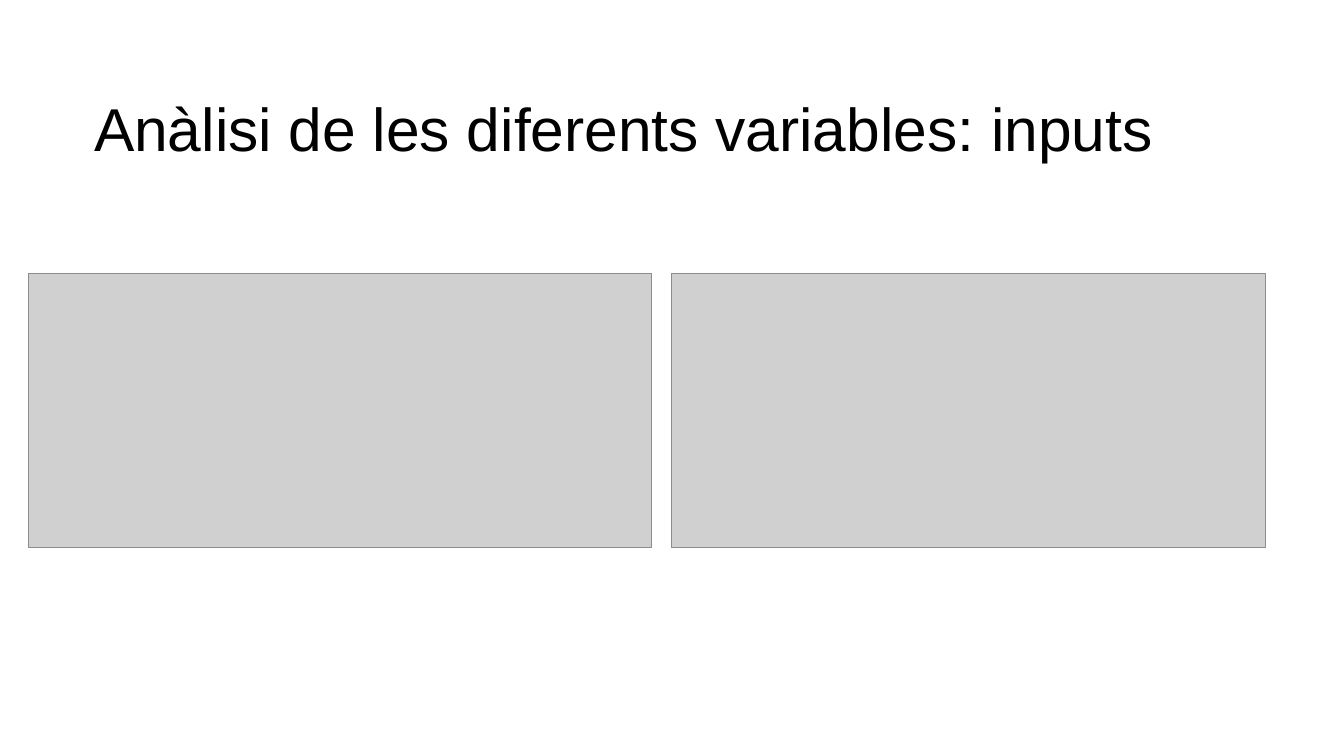
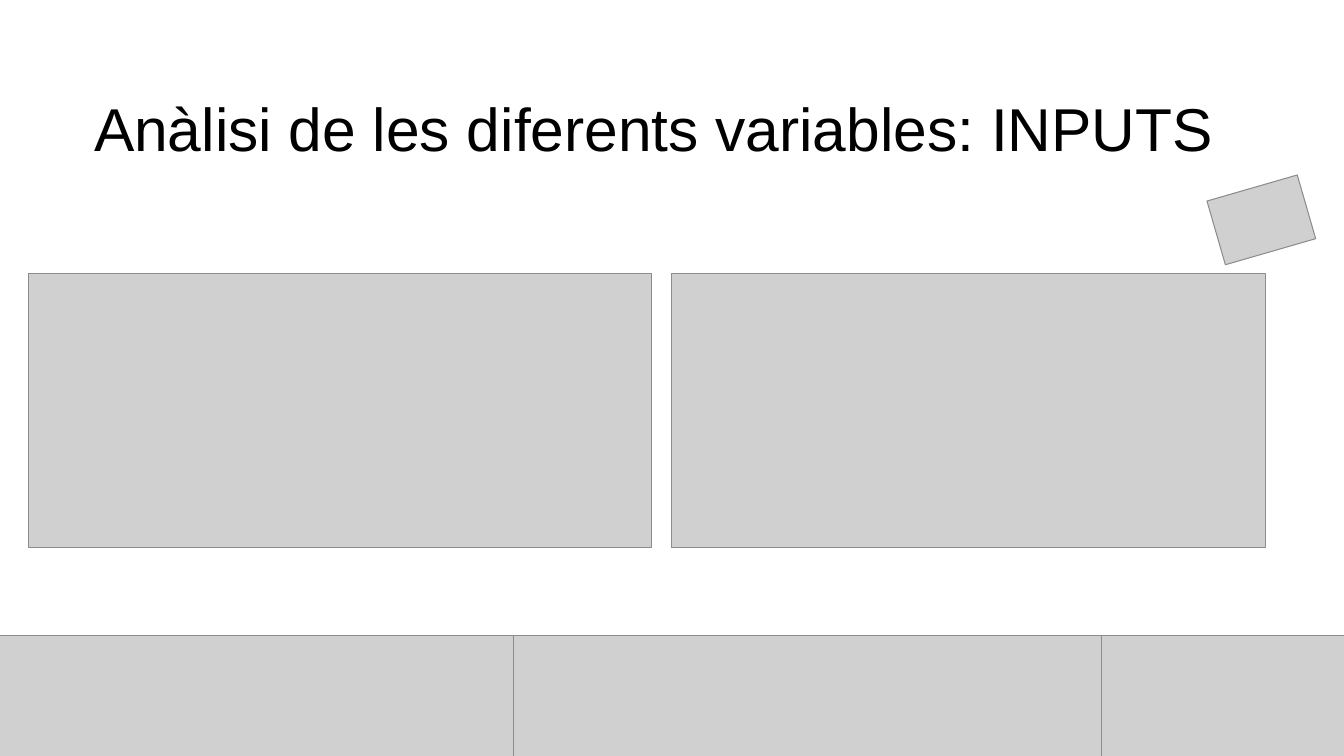
Before and after one commit to FerrerJan/Treball-de-Recerca-IA, a slide deck: slide 58 of TR_ESCRIT/PPT.pptx. Drawn at 1344x756 pixels with LibreOffice and Linux fonts; fonts in the diff are those of the drawing; grey boxes stand for pictures. Boxes give left, top, right and bottom in pixels: in the first picture for what was removed or moved away, otherwise in the second. Text is boxed around its words. In the diff, an @@ line names an element or a change of style, - is before the commit and + after.

```diff
--- a/TR_ESCRIT/PPT.pptx
+++ b/TR_ESCRIT/PPT.pptx
@@ title at <box>94,106,1213,152</box>: text changed @@
-Anàlisi de les diferents variables: inputs
+Anàlisi de les diferents variables: INPUTS
@@ picture added at <box>1208,175,1316,265</box> @@
@@ picture added at <box>0,635,515,756</box> @@
@@ picture added at <box>513,635,1102,756</box> @@
@@ picture added at <box>1102,635,1344,756</box> @@
```
Also in this commit, not shown: 41 other slides changed.
